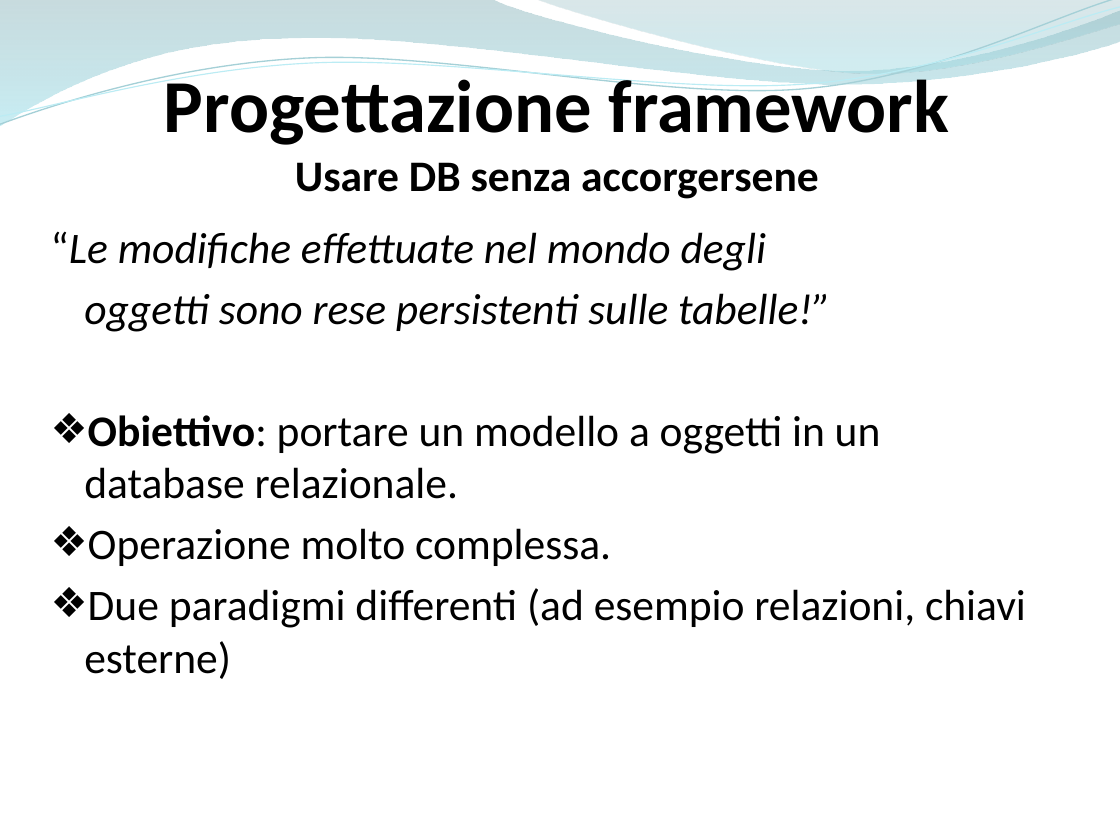
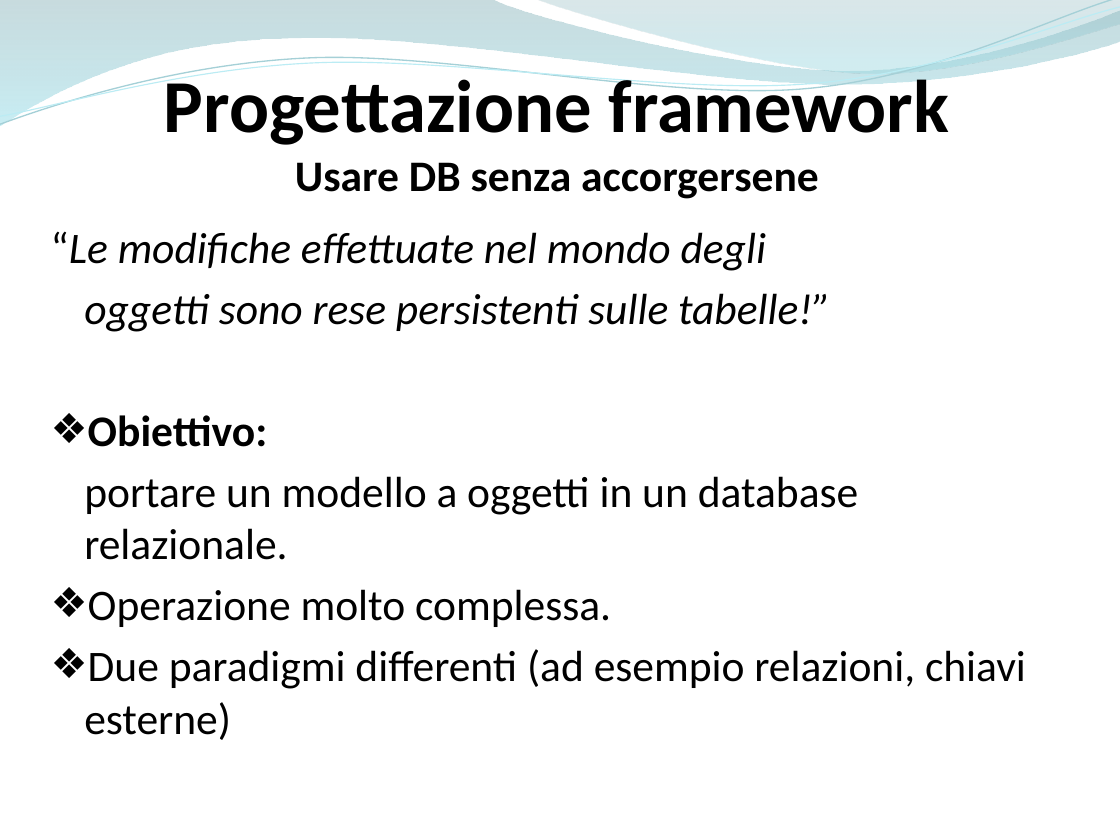
Before and after one commit to ammirate/at-silo, a slide deck: slide 63 of Presentazione/Atsilo1/[BOZZA] Atsilo_A_PresentazioneFinale copia.pptx. Drawn at 1120x840 pixels with LibreOffice and Linux fonts; fonts in the diff are those of the drawing. Boxes give left, top, right and bottom in pixels: in the first picture for what was removed or moved away, otherwise in the second. Text is boxed around its words. In the diff, an @@ line names an element or a change of style, - is before the commit and + after.

```diff
--- a/Presentazione/Atsilo1/[BOZZA] Atsilo_A_PresentazioneFinale copia.pptx
+++ b/Presentazione/Atsilo1/[BOZZA] Atsilo_A_PresentazioneFinale copia.pptx
@@ text at <box>84,415,858,560</box>: text changed @@
-❖ Obiettivo: portare un modello a oggetti in un database relazionale.
+❖ Obiettivo:
+portare un modello a oggetti in un database relazionale.
```
Also in this commit, not shown: 5 other slides changed, 1 slide removed.
